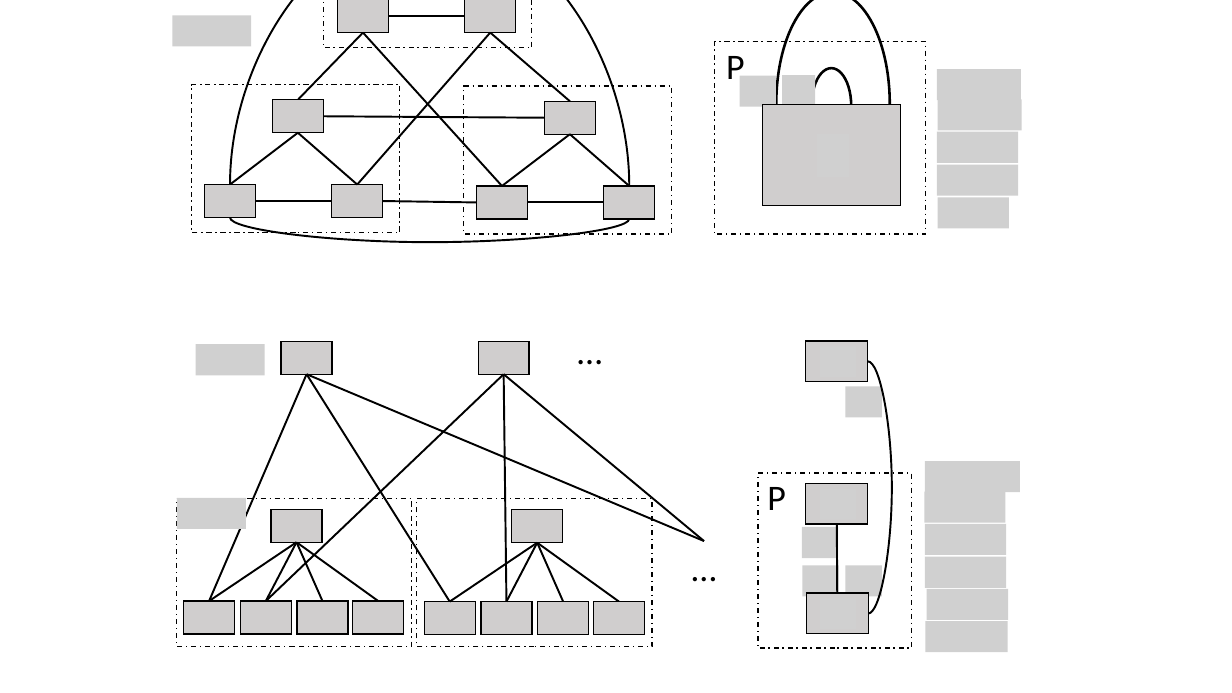
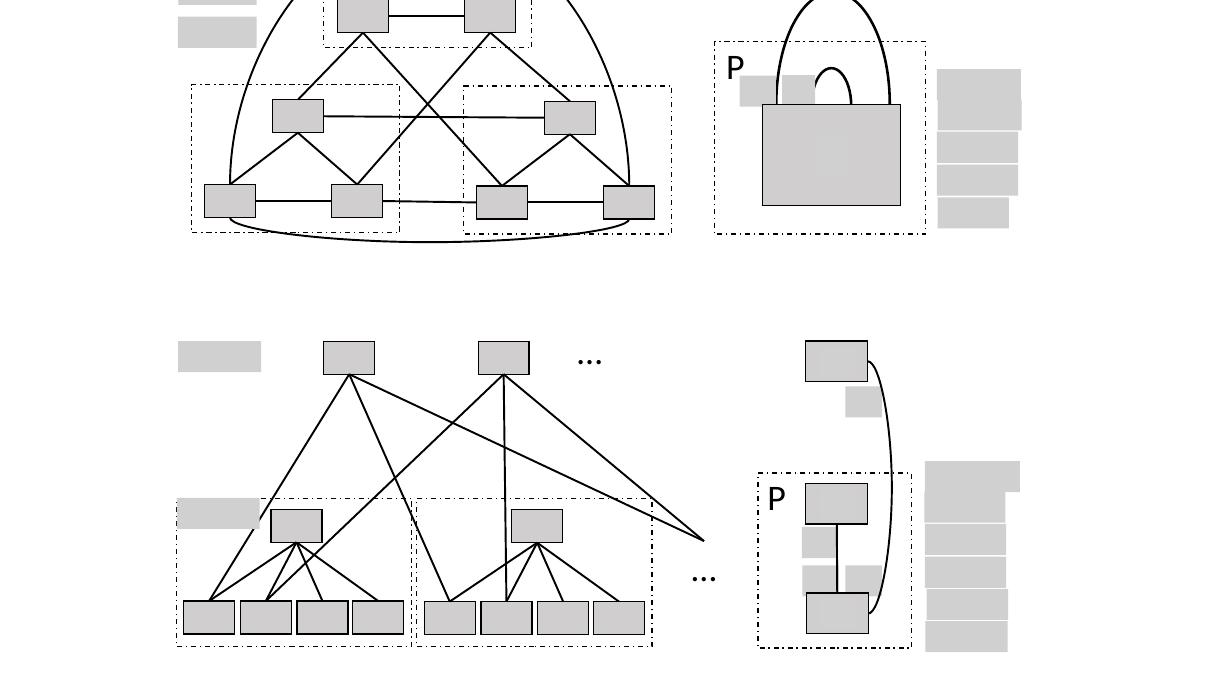
Before and after one commit to rabeckett/propane, a slide deck: slide 13 of paper/abstraction/figures/examples.pptx. Drawn at 1232x693 pixels with LibreOffice and Linux fonts; fonts in the diff are those of the drawing; grey boxes stand for pictures; background and template pictures are left out. Boxes give left, top, right and bottom in pixels: in the first picture for what was removed or moved away, otherwise in the second. Text is boxed around its words. In the diff, an @@ line names an element or a change of style, - is before the commit and + after.

```diff
--- a/paper/abstraction/figures/examples.pptx
+++ b/paper/abstraction/figures/examples.pptx
@@ picture: place and size @@
-picture at <box>173,16,251,47</box>
+picture at <box>177,17,256,48</box>
@@ picture added at <box>178,0,257,6</box> @@
@@ picture: place and size @@
-picture at <box>196,345,265,376</box>
+picture at <box>178,341,262,372</box>
@@ rectangle: place and size @@
-rectangle at <box>281,341,332,374</box>
+rectangle at <box>323,341,374,374</box>
@@ line moved from (307, 374) - (209, 602) to (349, 374) - (209, 602) @@
@@ line moved from (307, 374) - (704, 542) to (349, 374) - (704, 542) @@
@@ line moved from (307, 374) - (450, 602) to (349, 374) - (450, 602) @@
@@ picture: place and size @@
-picture at <box>177,498,246,530</box>
+picture at <box>177,498,260,530</box>
```
Also in this commit, not shown: 1 slide removed, 6 other files.
